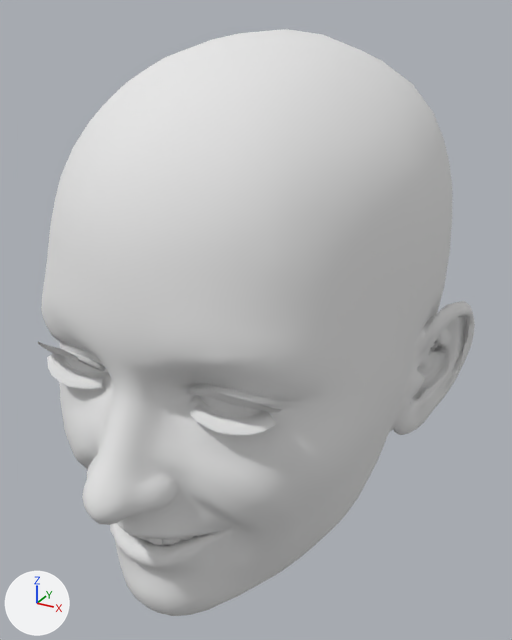
The OBJ model AbaloneLLC/HeadShop/Models/Model/FemWithSmilePlugin/Fem.obj: old version first, new version second.
Before and after are seen from a 50 mm lens placed at (14.2, -25.2, 180.2), pointed at (0.2, 0.3, 167.4). The lights are fixed; the arrows at lower left show +X, +Y and +Z. Where no turn or scale is listed for an object, it has been applied to the vertices.

In view in the first picture: 'Genesis2Female'.
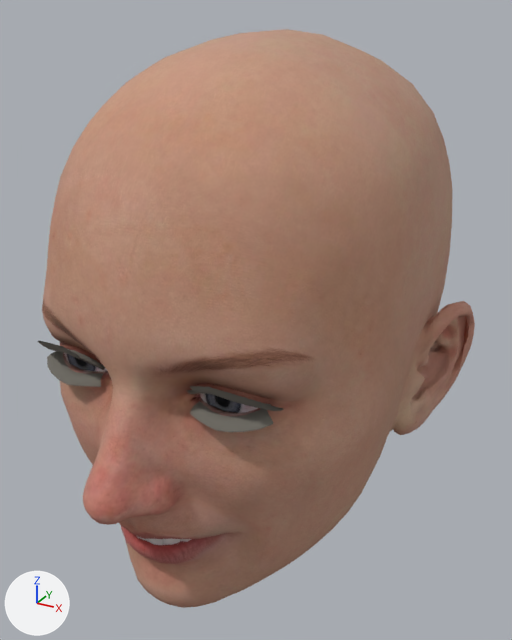
Location of each change, (x1, y1, x2, y2) in pixels of the pictures (512 x 640 px; the box of a moved part takes in the faces that stretch with it):
'Genesis2Female', surface changed, recoloured, reshaped (white to beige)
    before: (38, 29, 475, 616)
    after: (38, 29, 475, 608)
part 1 of me_genesis2female, moved or reshaped
    before: (190, 414, 276, 435)
    after: (190, 413, 273, 432)
part 2 of me_genesis2female, moved or reshaped
    before: (190, 403, 276, 434)
    after: (190, 401, 273, 431)
part 3 of me_genesis2female, moved or reshaped
    before: (193, 396, 259, 416)
    after: (193, 395, 260, 415)
part 4 of me_genesis2female, moved or reshaped
    before: (64, 356, 109, 374)
    after: (63, 353, 108, 372)
part 5 of me_genesis2female, moved or reshaped
    before: (39, 254, 403, 616)
    after: (40, 258, 403, 608)
part 6 of me_genesis2female, moved or reshaped
    both: (300, 61, 406, 194)

Diff of the bpy script that builds the scene:
```diff
--- a/AbaloneLLC/HeadShop/Models/Model/FemWithSmilePlugin/Fem.obj.py
+++ b/AbaloneLLC/HeadShop/Models/Model/FemWithSmilePlugin/Fem.obj.py
@@ img_v5breetorsom_jpg @@
+img_v5breetorsom_jpg = load_image('v5breetorsom.jpg', 'Maps/v5breetorsom.jpg', 1024, 1024, 'sRGB')
@@ img_v5breeheadm_jpg @@
+img_v5breeheadm_jpg = load_image('v5breeheadm.jpg', 'Maps/v5breeheadm.jpg', 1024, 1024, 'sRGB')
@@ mat_lips @@
 mat_lips = principled_material('Lips')
-mat_lips.base_color = (0.8, 0.8, 0.8)  # white #e7e7e7
+mat_lips.texture = img_v5breeheadm_jpg
 mat_lips.roughness = 1.0
@@ mat_face @@
 mat_face = principled_material('Face')
-mat_face.base_color = (0.8, 0.8, 0.8)  # white #e7e7e7
+mat_face.texture = img_v5breeheadm_jpg
 mat_face.roughness = 1.0
@@ mat_head @@
 mat_head = principled_material('Head')
-mat_head.base_color = (0.8, 0.8, 0.8)  # white #e7e7e7
+mat_head.texture = img_v5breetorsom_jpg
 mat_head.roughness = 1.0
@@ mat_ears @@
 mat_ears = principled_material('Ears')
-mat_ears.base_color = (0.8, 0.8, 0.8)  # white #e7e7e7
+mat_ears.texture = img_v5breetorsom_jpg
 mat_ears.roughness = 1.0
@@ mat_eyelashes @@
 mat_eyelashes = principled_material('Eyelashes')
-mat_eyelashes.base_color = (0.8, 0.8, 0.8)  # white #e7e7e7
+mat_eyelashes.base_color = (0.169, 0.157, 0.133)  # grey #726e66
 mat_eyelashes.roughness = 1.0
@@ me_genesis2female @@
 me_genesis2female.from_pydata(...)  # 8243 vertices, 7742 faces; spans x -9.0..9.0, y -10.8..11.5, z 156.1..179.4
 # used by ob_genesis2female; location = (0.0, 0.0, 0.0)
-me_genesis2female.vertices[18].co = (5.3, -0.7, 177.0)  # pixel (368, 105)
-me_genesis2female.vertices[19].co = (4.5, -1.0, 177.6)  # pixel (347, 88)
-me_genesis2female.vertices[1249].co = (5.3, -2.8, 176.2)  # pixel (345, 140)
+# me_genesis2female part 1: the loose piece of 48 vertices spanning x 1.9..5.1, y -8.0..-6.8, z 167.1..167.8 is moved by (0.0, -0.1, 0.1)
+# me_genesis2female part 2: the loose piece of 48 vertices spanning x 1.9..5.1, y -8.0..-6.7, z 167.1..167.8 is moved by (0.0, -0.1, 0.1)
+# me_genesis2female part 3: the loose piece of 52 vertices spanning x 1.6..4.6, y -7.5..-6.5, z 167.3..168.0 is moved by (0.0, 0.0, 0.1)
+# me_genesis2female part 4: the loose piece of 52 vertices spanning x -4.6..-1.6, y -7.5..-6.5, z 167.3..168.0 is moved by (0.0, 0.0, 0.1)
+# me_genesis2female part 5: 1726 of 8243 vertices moved; they spanned x -7.1..7.1, y -10.5..0.8, z 156.6..171.2 and now span x -7.1..7.1, y -10.5..0.9, z 156.6..171.1; mean shift (0.0, 0.2, -0.1); largest move (0.0, -8.0, 160.5) -> (0.0, -7.2, 160.3)
+# me_genesis2female part 6
+me_genesis2female.vertices[18].co = (5.2, -0.8, 177.1)  # pixel (365, 104)
+me_genesis2female.vertices[19].co = (4.5, -1.0, 177.6)  # pixel (345, 88)
+me_genesis2female.vertices[1249].co = (5.3, -2.9, 176.2)  # pixel (344, 139)
 me_genesis2female.materials.append(mat_eyereflection)
```
